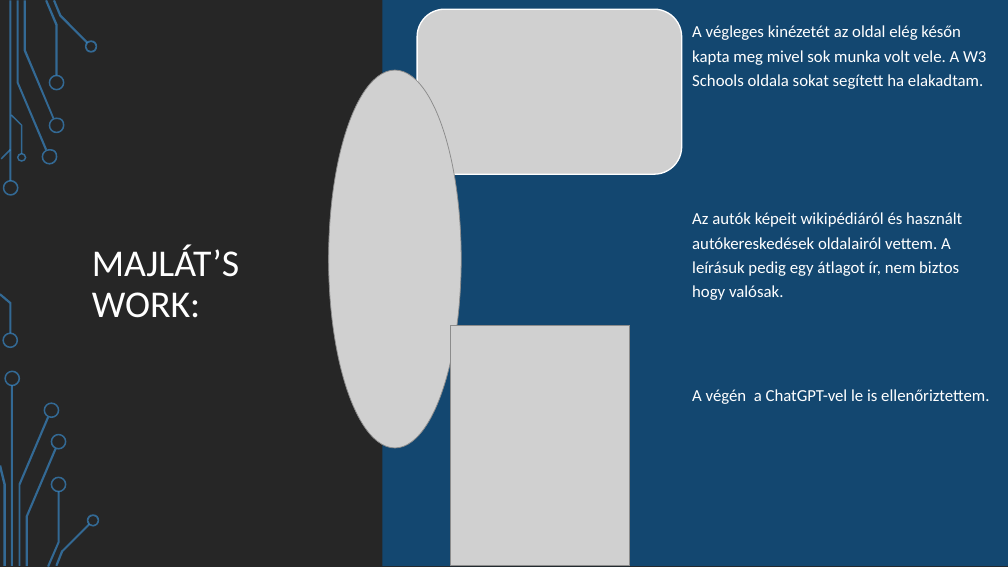
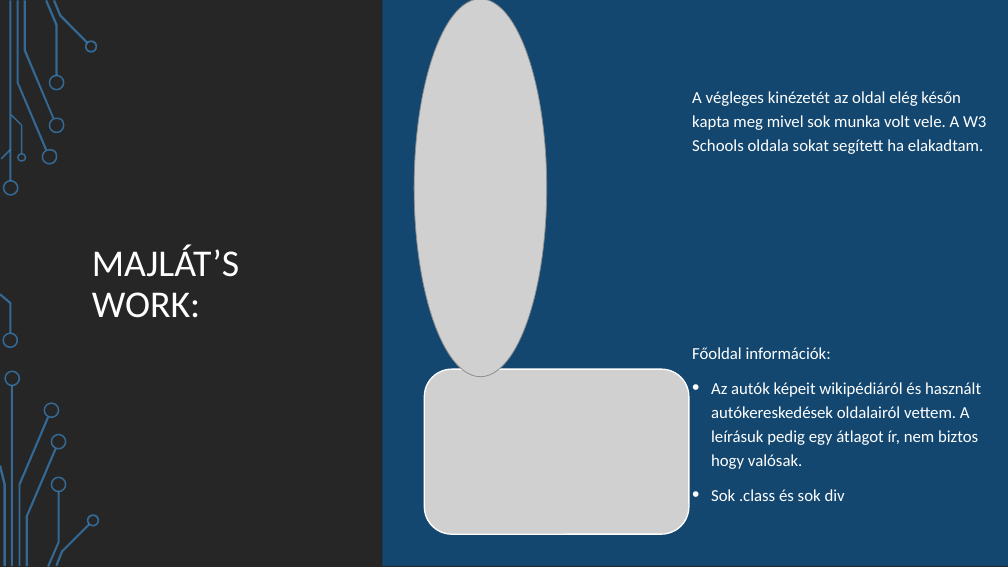
Before and after one commit to blLilili/AAAUTO, a slide deck: slide 4 of projekt/Our website (1).pptx. Drawn at 1008x567 pixels with LibreOffice and Linux fonts; fonts in the diff are those of the drawing; grey boxes stand for pictures; background and template pictures are left out. Boxes give left, top, right and bottom in pixels: in the first picture for what was removed or moved away, otherwise in the second. Text is boxed around its words. In the diff, an @@ line names an element or a change of style, - is before the commit and + after.

Commit message:
Add files via upload
Jó

```diff
--- a/projekt/Our website (1).pptx
+++ b/projekt/Our website (1).pptx
@@ picture: place and size @@
-picture at bbox=[329, 70, 461, 448]
+picture at bbox=[414, 0, 547, 377]
@@ picture removed at bbox=[451, 325, 630, 566] @@
@@ text at bbox=[692, 347, 831, 359]: paragraph added @@
+Főoldal információk:
@@ picture: place and size @@
-picture at bbox=[417, 9, 682, 174]
+picture at bbox=[424, 369, 689, 534]
@@ text at bbox=[711, 382, 981, 469]: bullet none to • @@
@@ text at bbox=[711, 489, 845, 501]: text changed @@
-A végén a ChatGPT-vel le is ellenőriztettem.
+• Sok .class és sok div
```
Also in this commit, not shown: 1 other slide changed.
